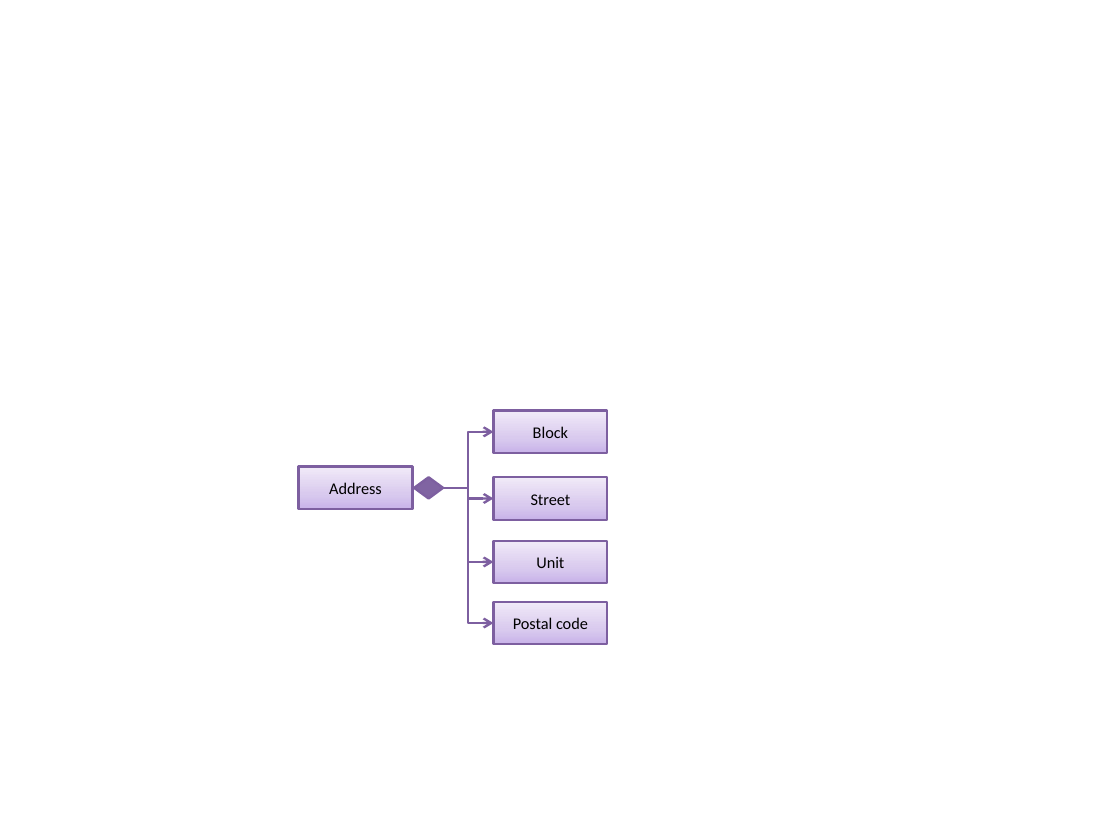
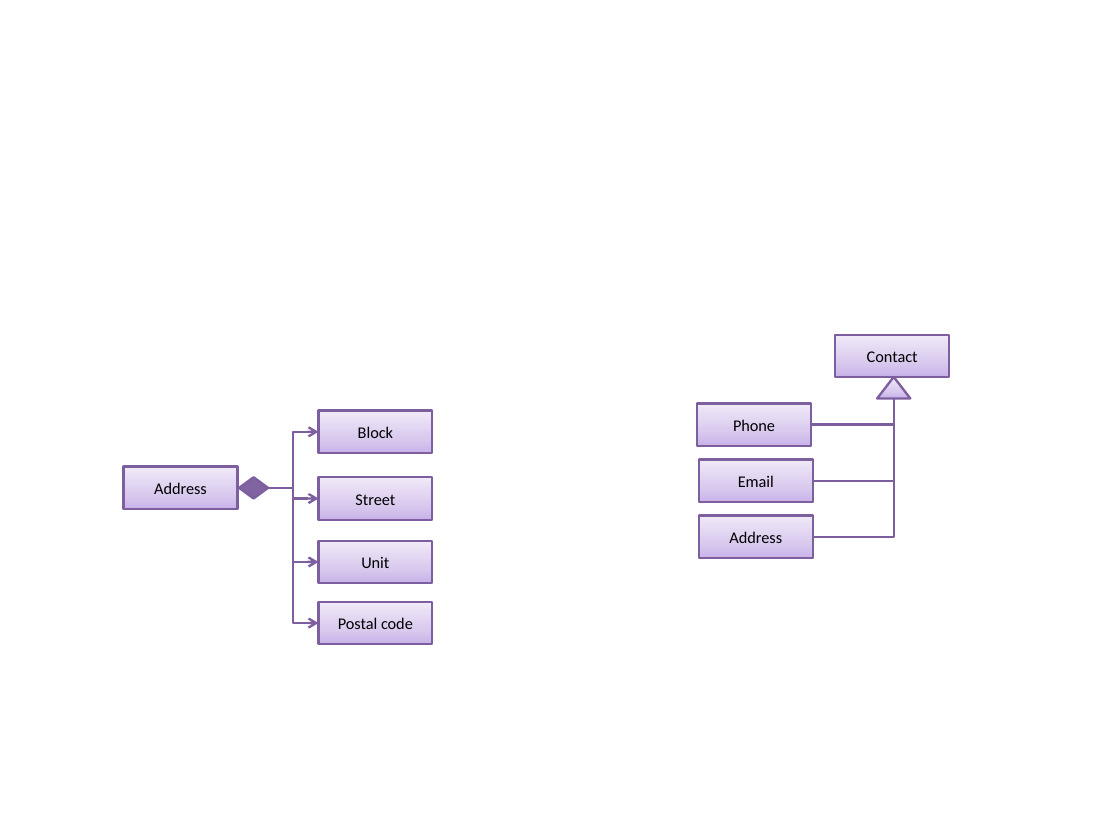
Before and after one commit to se-edu/addressbook-level2, a slide deck: slide 3 of doc/Diagrams.pptx. Drawn at 1120x840 pixels with LibreOffice and Linux fonts; fonts in the diff are those of the drawing. Boxes give left, top, right and bottom in pixels: in the first picture for what was removed or moved away, otherwise in the second. Text is boxed around its words. In the diff, an @@ line names an element or a change of style, - is before the commit and + after.

```diff
--- a/doc/Diagrams.pptx
+++ b/doc/Diagrams.pptx
@@ rectangle added at (836, 335, 950, 376), fill gradient #C9B5E8 to #D8CBEE to #F0EAF9, outline #7D60A0 1.5 pt, 10.5 pt, text #000000 @@
+Contact
@@ triangle added at (877, 377, 911, 399), fill gradient #C9B5E8 to #D8CBEE to #F0EAF9, outline #7D60A0 1.5 pt @@
@@ rectangle added at (697, 403, 811, 446), fill gradient #C9B5E8 to #D8CBEE to #F0EAF9, outline #7D60A0 1.5 pt, 10.5 pt, text #000000 @@
+Phone
@@ elbow line added from (894, 399) to (811, 424), #7D60A0 1.5 pt @@
@@ elbow line added from (894, 399) to (813, 480), #7D60A0 1.5 pt @@
@@ elbow line added from (894, 399) to (813, 536), #7D60A0 1.5 pt @@
@@ rectangle added at (699, 459, 813, 502), fill gradient #C9B5E8 to #D8CBEE to #F0EAF9, outline #7D60A0 1.5 pt, 10.5 pt, text #000000 @@
+Email
@@ 5 rectangles, 4 elbow arrows, 1 diamond: place and size @@
-5 rectangles, 4 elbow arrows, 1 diamond at (299, 411, 608, 644)
+5 rectangles, 4 elbow arrows, 1 diamond at (123, 411, 432, 644)
@@ rectangle added at (699, 515, 813, 558), fill gradient #C9B5E8 to #D8CBEE to #F0EAF9, outline #7D60A0 1.5 pt, 10.5 pt, text #000000 @@
+Address
```
Also in this commit, not shown: 1 other slide changed, 1 other file.
